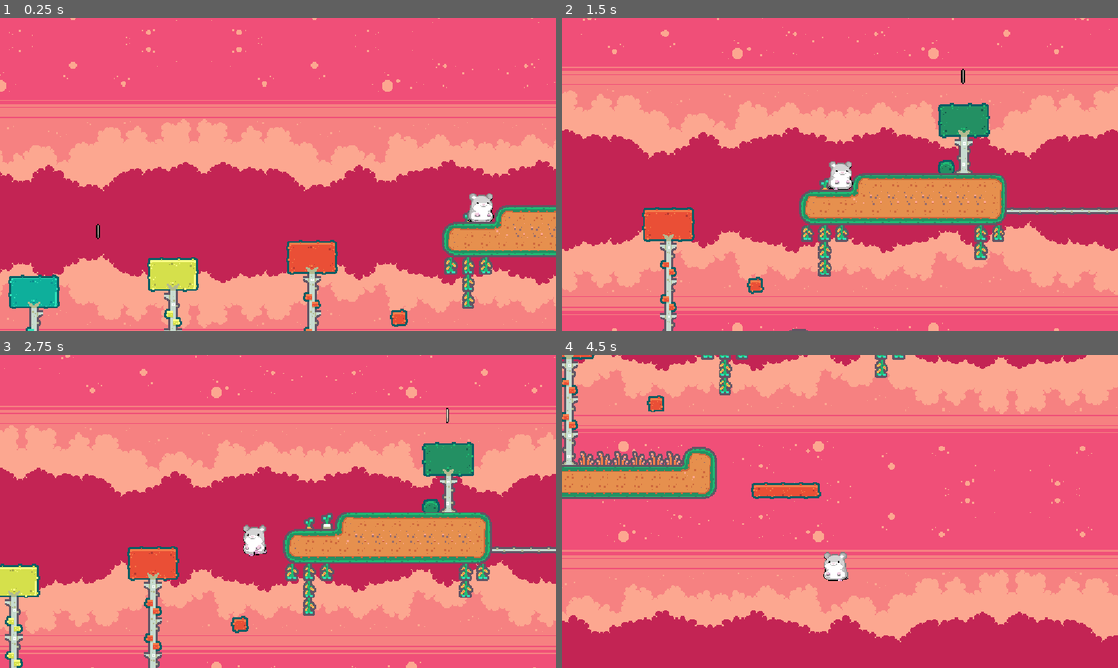
Above: before the commit, frames 1-4 (two rows, left to right).
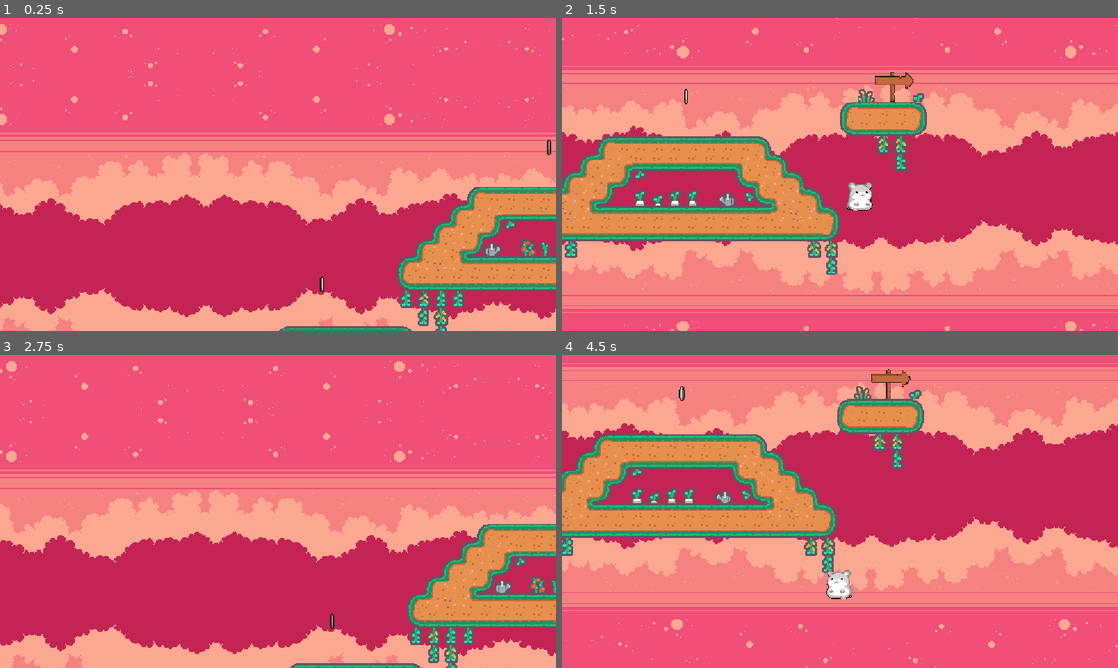
Above: after the commit, the same moments.

Repository: Gabriela-AVI/Hamster
Game: Godot game, scene res://scenes/Game3.tscn
Same seed, same stepped clock (60 frames per second), same inputs: the game is played once before the commit and once after it. This scene is started directly instead of the project's main scene.
Inputs (mouse positions are in pixels of both pictures, inside the frame that each line leads up to):
- Up to frame 1 (0.25 s): no input
- Up to frame 2 (1.5 s): tap Enter (ui_accept) at 0.5 s; move the mouse to (962, 158) at 0.52 s; hold D (move_right) from 0.53 s (still down); tap Shift (dash) at 0.6 s; click (962, 158) at 0.67 s; tap Space (jump) at 0.77 s; move the mouse to (728, 190) at 1.27 s; tap E (interact) at 1.35 s
- Up to frame 3 (2.75 s): tap Space (jump) at 1.52 s; move the mouse to (333, 442) at 2.02 s; release D (move_right) at 2.03 s; hold A (move_left) from 2.03 s (still down); tap Shift (dash) at 2.1 s
- Up to frame 4 (4.5 s): move the mouse to (812, 574) at 2.77 s; release A (move_left) at 2.78 s; hold D (move_right) 2.78-4.28 s; tap E (interact) at 2.85, 4.35 s; click (812, 574) at 2.92 s; tap Space (jump) at 3.02, 3.77 s; move the mouse to (1006, 558) at 3.52 s; tap Shift (dash) at 3.6 s; move the mouse to (673, 464) at 4.27 s; hold A (move_left) from 4.28 s (still down)

The runs differ from the first frame. In frame 1, 53% of the frame differs, in the area x 0-100%, y 0-100%; in frame 2, 39%; in frame 3, 76%; in frame 4, 89%.

Commit message:
Little updates

Diff:
--- a/elements/bola.tscn
+++ b/elements/bola.tscn
@@ -1,17 +1,17 @@
 [gd_scene load_steps=3 format=3 uid="uid://bw7xuxnek0mnb"]
 
-[ext_resource type="Texture2D" uid="uid://ddeaxvy5e1s2c" path="res://assets/bola.png" id="1_5t1a8"]
+[ext_resource type="Texture2D" uid="uid://dnjbq412harry" path="res://assets/bola2.png" id="1_5t1a8"]
 
 [sub_resource type="CircleShape2D" id="CircleShape2D_5t1a8"]
-radius = 98.005104
+radius = 81.00617
 
 [node name="AnimatableBody2D" type="AnimatableBody2D"]
 
 [node name="Sprite2D" type="Sprite2D" parent="."]
 texture_filter = 1
 position = Vector2(-3.8146973e-06, 2)
-scale = Vector2(0.29577637, 0.29736322)
 texture = ExtResource("1_5t1a8")
 
 [node name="CollisionShape2D" type="CollisionShape2D" parent="."]
+position = Vector2(0, 2)
 shape = SubResource("CircleShape2D_5t1a8")
--- a/elements/bolita.tscn
+++ /dev/null
@@ -1,3 +0,0 @@
-[gd_scene format=3 uid="uid://bstqgcgfpf3sx"]
-
-[node name="AnimatableBody2D" type="AnimatableBody2D"]
--- a/scenes/Game3.tscn
+++ b/scenes/Game3.tscn
@@ -354,7 +354,7 @@
 [node name="TileMapLayer" type="TileMapLayer" parent="."]
 texture_filter = 1
 position = Vector2(14, 14)
-tile_map_data = PackedByteArray("AADl//T/AAACAAEAAADm//T/AAA …(20240 unchanged characters)… CAAEAADCrAAEAAAALAAMAADCrAAIAAAALAAQAADA=")
+tile_map_data = PackedByteArray("AADl//T/AAACAAEAAADm//T/AAA …(20240 unchanged characters)… CAAEAADCrAAEAAAALAAMAADCrAAIAAAALAAQAADArAAEAAAAOAAMAAFArAAIAAAAOAAMAAHArAAMAAAANAAMAAHArAAAAAAAPAAMAAHA=")
 tile_set = SubResource("TileSet_mcjy6")
 
 [node name="DoorArea" type="Area2D" parent="." node_paths=PackedStringArray("tilemap") groups=["door"]]
@@ -362,7 +362,7 @@
 tilemap = NodePath("../TileMapLayer")
 
 [node name="CollisionShape2D" type="CollisionShape2D" parent="DoorArea"]
-position = Vector2(1244, -101)
+position = Vector2(3501, -27)
 shape = SubResource("RectangleShape2D_t4bav")
 
 [node name="bola" parent="." instance=ExtResource("14_mrent")]
@@ -376,7 +376,7 @@
 autoplay = "move"
 
 [node name="player" parent="." instance=ExtResource("4_2imc6")]
-position = Vector2(360, 54)
+position = Vector2(2931, 9)
 
 [node name="Colmena" type="Sprite2D" parent="."]
 position = Vector2(1349, 388.99994)
@@ -412,7 +412,7 @@
 position = Vector2(2006, 115)
 
 [node name="pipe5" parent="Pipas" instance=ExtResource("8_efwou")]
-position = Vector2(2536, 98)
+position = Vector2(2562, 91)
 
 [node name="pipe6" parent="Pipas" instance=ExtResource("8_efwou")]
 position = Vector2(1100, -72)
Binary file removed: assets/Hedgehog Sprite Sheet.png
Not shown, removed: assets/Hedgehog Sprite Sheet.png.import
Binary file removed: assets/background1.png
Binary file removed: assets/bola.png
Not shown, removed: assets/bola.png.import
Binary file added: assets/bola2.png
Not shown, changed: assets/bola2.png.import
